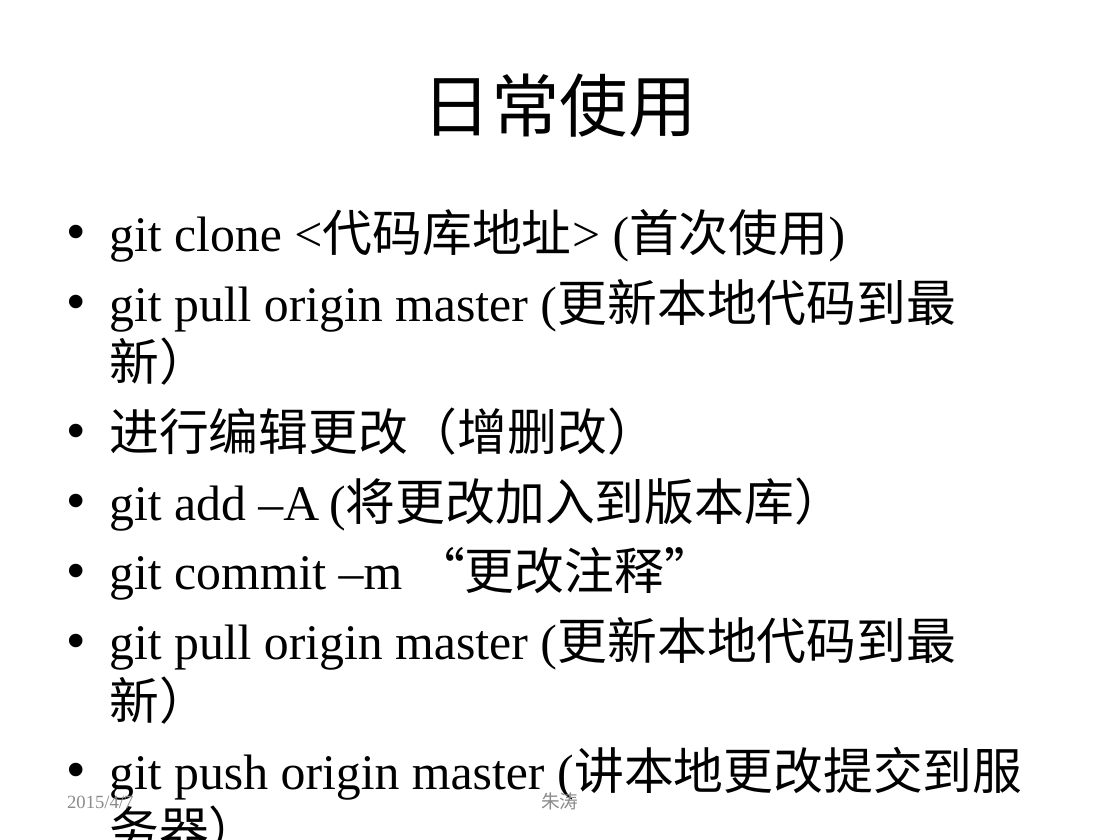
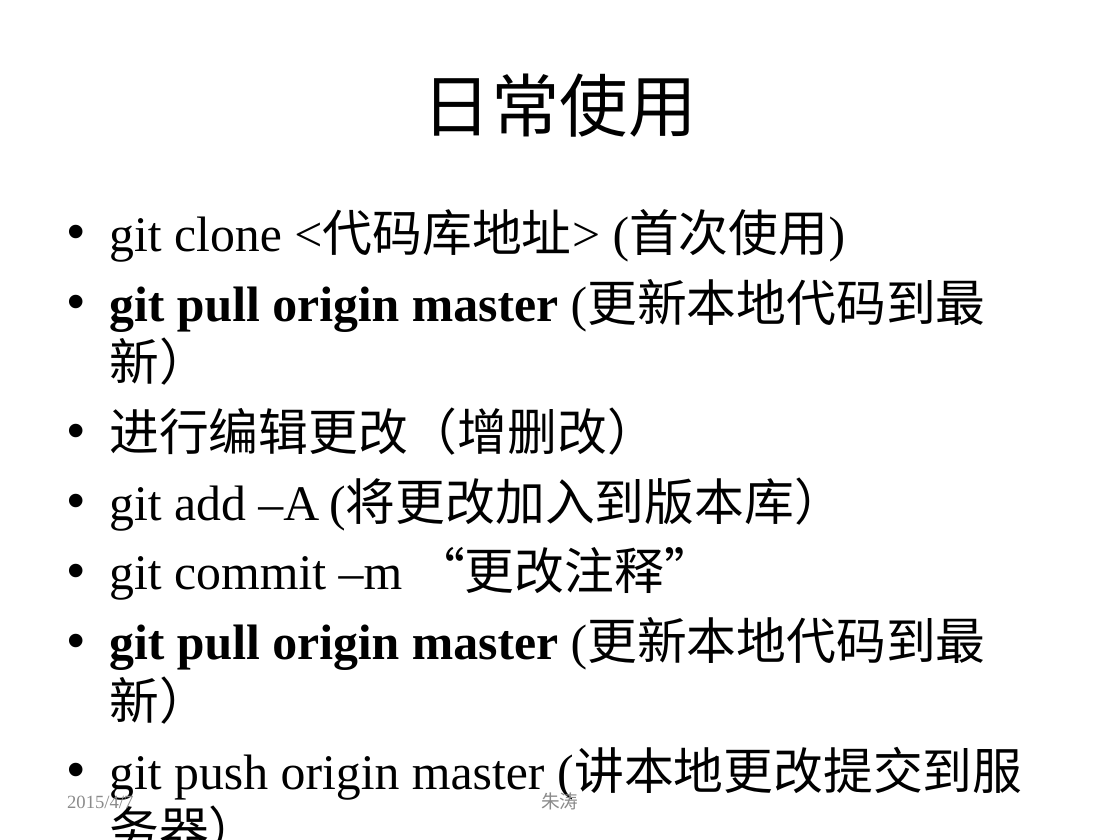
Before and after one commit to zhutao2015/JavaCourse, a slide deck: slide 5 of lesson1/git.pptx. Drawn at 1120x840 pixels with LibreOffice and Linux fonts; fonts in the diff are those of the drawing. Boxes give left, top, right and bottom in pixels: in the first picture for what was removed or moved away, otherwise in the second. Text is boxed around its words. In the diff, an @@ line names an element or a change of style, - is before the commit and + after.

```diff
--- a/lesson1/git.pptx
+++ b/lesson1/git.pptx
@@ text at box(109, 282, 986, 724): bold on in "git pull origin master", "git pull origin master" @@
```
Also in this commit, not shown: 1 other slide changed, 1 other file.
